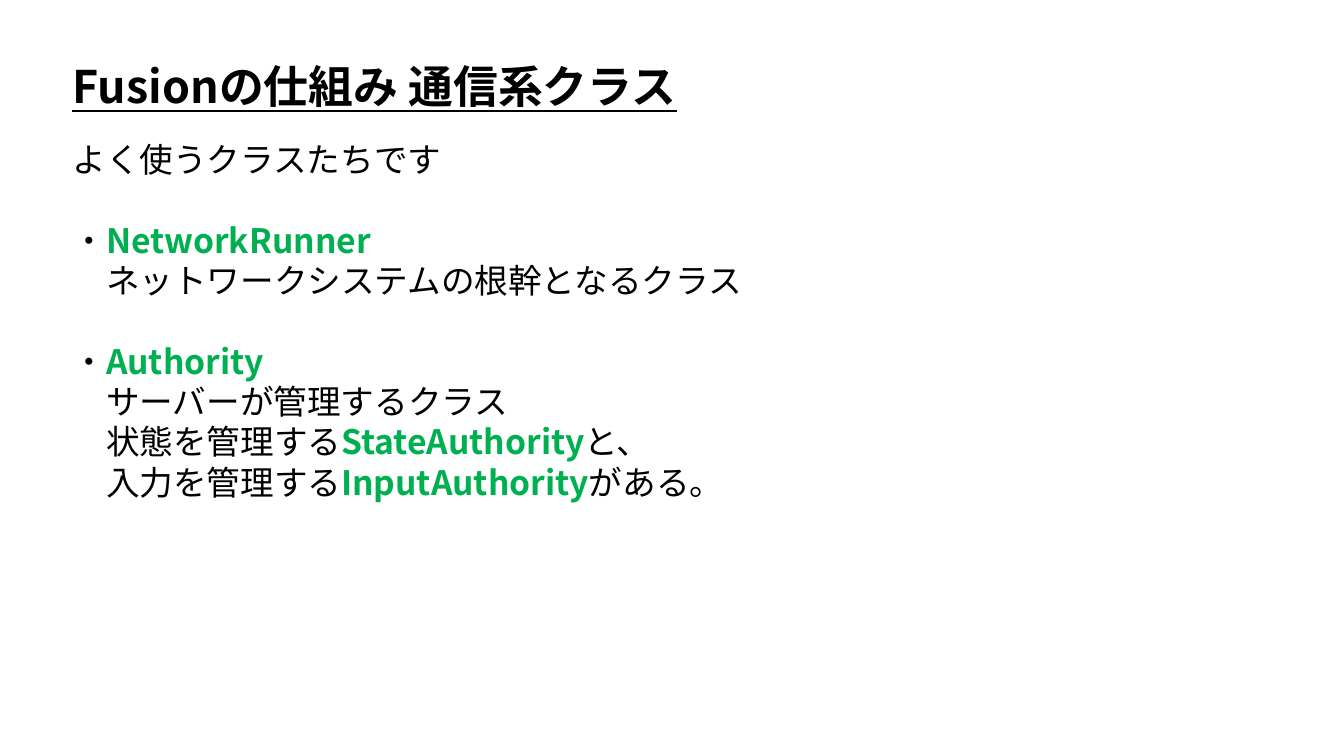
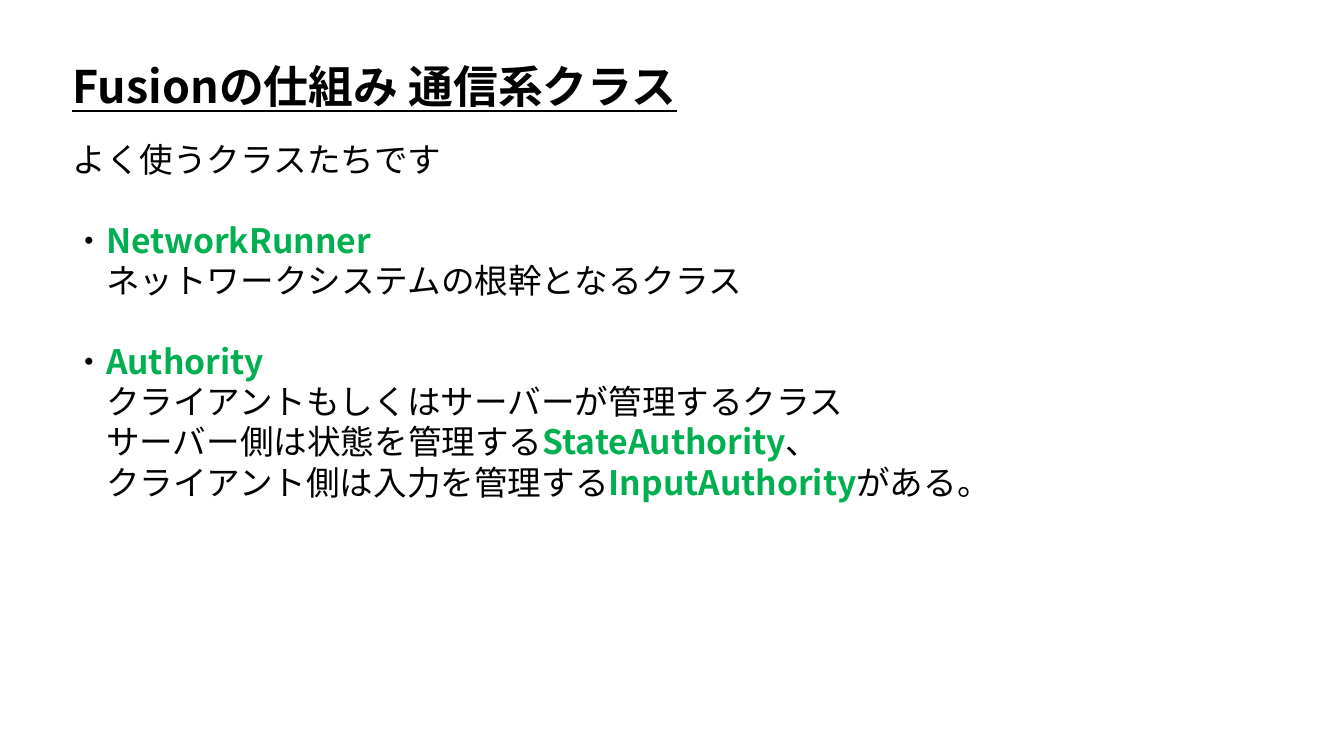
Before and after one commit to ArakiYusuke-Ohara/Textbook, a slide deck: slide 2 of ゲーム科3年/00_前期/オンラインゲームプログラミングⅡ/02_Fusionの仕組み.pptx. Drawn at 1344x756 pixels with LibreOffice and Linux fonts; fonts in the diff are those of the drawing. Boxes give left, top, right and bottom in pixels: in the first picture for what was removed or moved away, otherwise in the second. Text is boxed around its words. In the diff, an @@ line names an element or a change of style, - is before the commit and + after.

```diff
--- a/ゲーム科3年/00_前期/オンラインゲームプログラミングⅡ/02_Fusionの仕組み.pptx
+++ b/ゲーム科3年/00_前期/オンラインゲームプログラミングⅡ/02_Fusionの仕組み.pptx
@@ text at (x1=106, y1=380, x2=991, y2=503): text changed @@
-サーバーが管理するクラス
-状態を管理するStateAuthorityと、
-入力を管理するInputAuthorityがある。
+クライアントもしくはサーバーが管理するクラス
+サーバー側は状態を管理するStateAuthority、
+クライアント側は入力を管理するInputAuthorityがある。
```
Also in this commit, not shown: 2 other slides changed.
